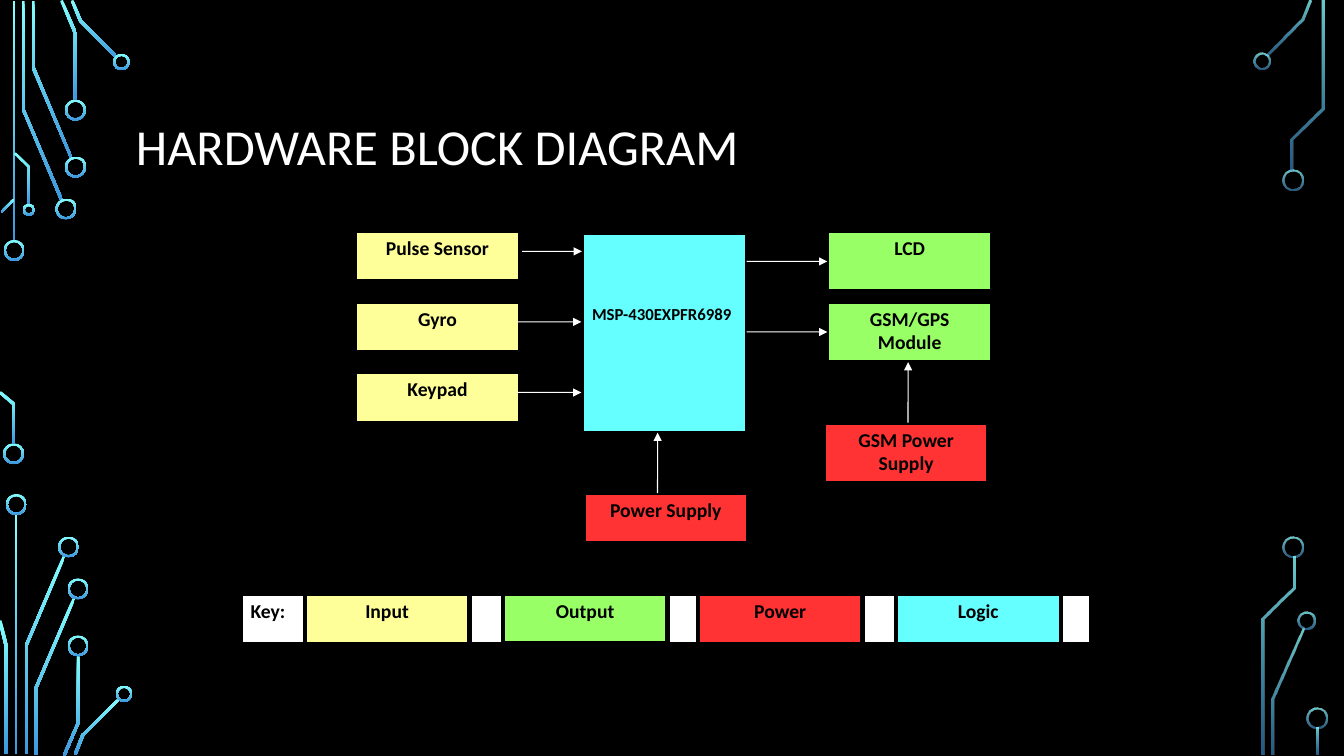
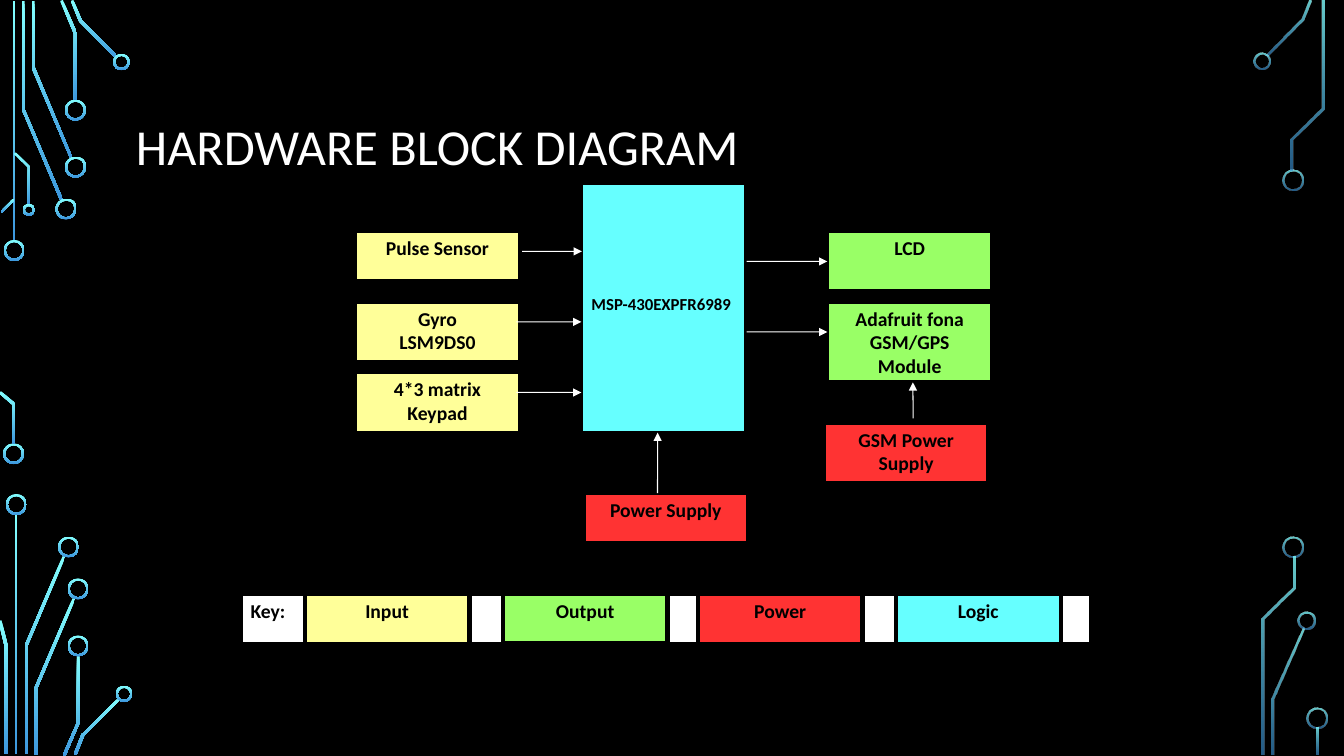
Before and after one commit to bkzshabbaz/EADAS, a slide deck: slide 3 of EADAS - 12-7.pptx. Drawn at 1344x756 pixels with LibreOffice and Linux fonts; fonts in the diff are those of the drawing; background and template pictures are left out. Boxes give left, top, right and bottom in pixels: in the first picture for what was removed or moved away, otherwise in the second. Text is boxed around its words. In the diff, an @@ line names an element or a change of style, - is before the commit and + after.

Commit message:
added module names in hardware block diagram

```diff
--- a/EADAS - 12-7.pptx
+++ b/EADAS - 12-7.pptx
@@ rectangle "MSP-430EXPFR6989": place and size @@
-rectangle "MSP-430EXPFR6989" at <box>582,233,746,433</box>
+rectangle "MSP-430EXPFR6989" at <box>582,182,746,434</box>
@@ rectangle "Gyro": place and size @@
-rectangle "Gyro" at <box>355,301,519,352</box>
+rectangle "Gyro" at <box>355,301,519,362</box>
@@ rectangle "Adafruit fona": place and size @@
-rectangle "Adafruit fona" at <box>828,301,992,362</box>
+rectangle "Adafruit fona" at <box>828,301,992,382</box>
@@ text in rectangle at <box>855,312,964,326</box>: paragraph added @@
+Adafruit fona
@@ text in rectangle at <box>399,336,475,349</box>: paragraph added @@
+LSM9DS0
@@ rectangle "4*3 matrix": place and size @@
-rectangle "4*3 matrix" at <box>355,372,519,422</box>
+rectangle "4*3 matrix" at <box>355,372,519,433</box>
@@ text in rectangle at <box>394,382,481,396</box>: paragraph added @@
+4*3 matrix
@@ arrow moved from (908, 422) - (908, 362) to (913, 418) - (913, 382) @@
```
Also in this commit, not shown: 2 other slides changed, 2 other files.
